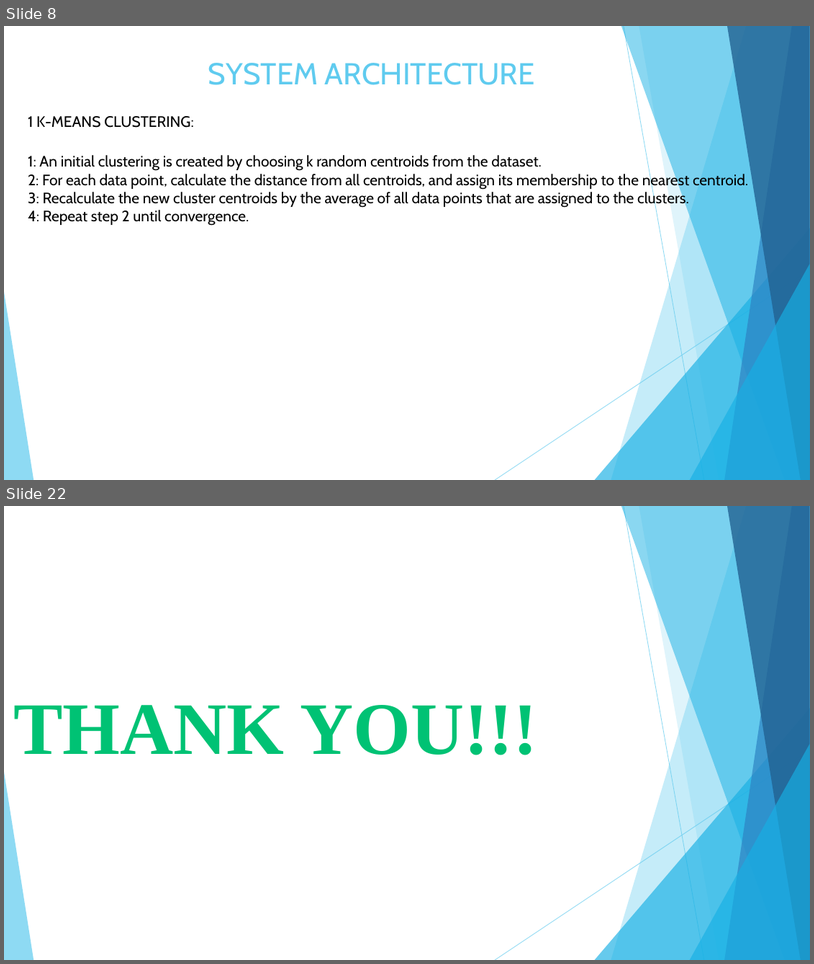
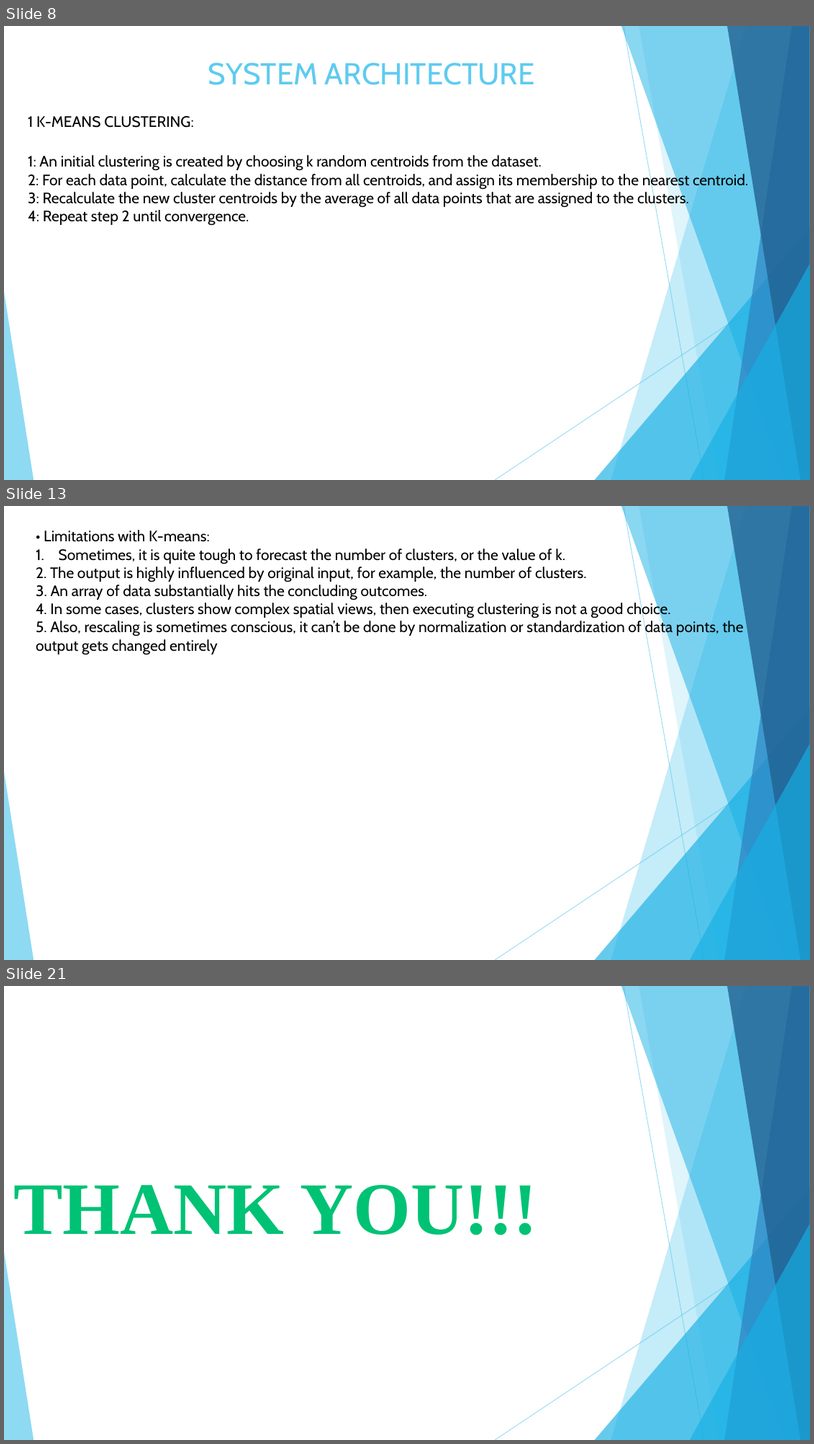
Before and after one commit to Vaibhav-Dharmik/project_reports_final_yr, a slide deck: final_submission_ppt.pptx. Shown one above the other, each under a label of ours: slides 8 and 22 before the commit, slides 8, 13 and 21 after it; the slides between them are not shown. The pictures are 814x964 and 814x1444 pixels, drawn with LibreOffice and Linux fonts; fonts in the diff are those of the drawing. Boxes give left, top, right and bottom in pixels: in the first picture for what was removed or moved away, otherwise in the second. Text is boxed around its words. In the diff, an @@ line names an element or a change of style, - is before the commit and + after.

Commit message:
add data 2 in ppt

```diff
--- a/final_submission_ppt.pptx
+++ b/final_submission_ppt.pptx
@@ slide 13 added at [4, 506, 810, 960], background #FFFFFF; not listed: 10 template elements that a slide beside it also shows @@
@@ text added at [36, 530, 743, 655], 18 pt, text #000000 @@
+• Limitations with K-means:
+1. Sometimes, it is quite tough to forecast the number of clusters, or the value of k.
+2. The output is highly influenced by original input, for example, the number of clusters.
+3. An array of data substantially hits the concluding outcomes.
+4. In some cases, clusters show complex spatial views, then executing clustering is not a good choice.
+5. Also, rescaling is sometimes conscious, it can’t be done by normalization or standardization of data points, the output gets changed entirely
@@ what was slide 22 is now slide 21 @@
```
Also in this commit, not shown: 2 slides changed, 11 other slides added, 13 slides removed, 1 other file.
